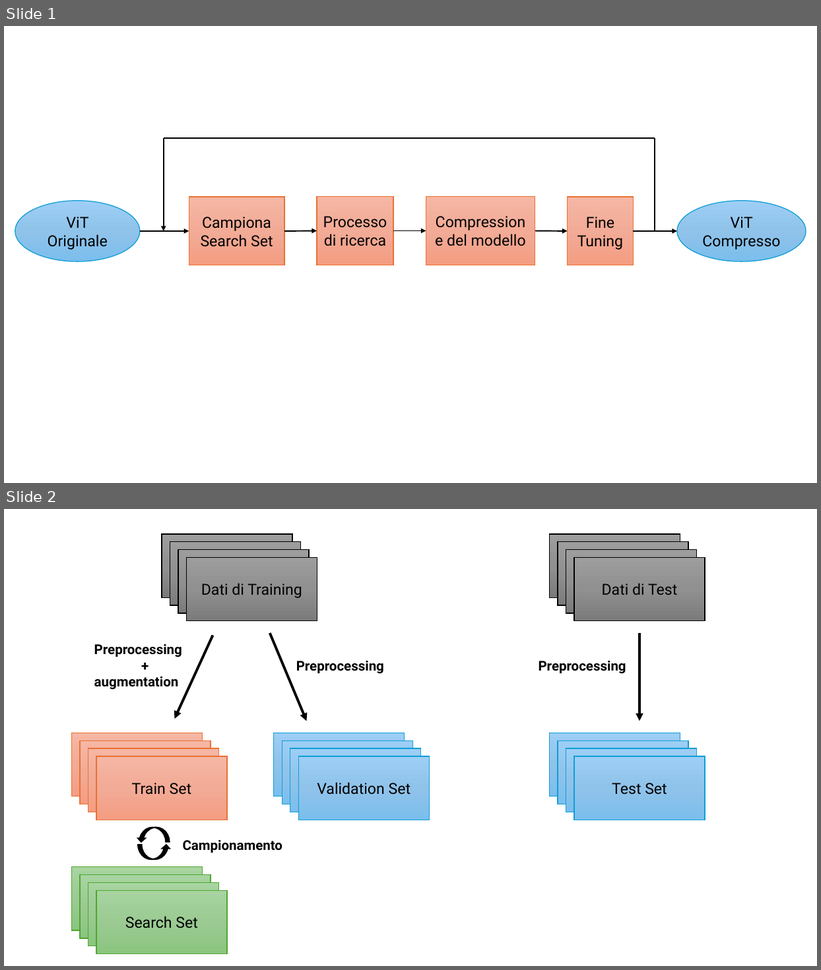
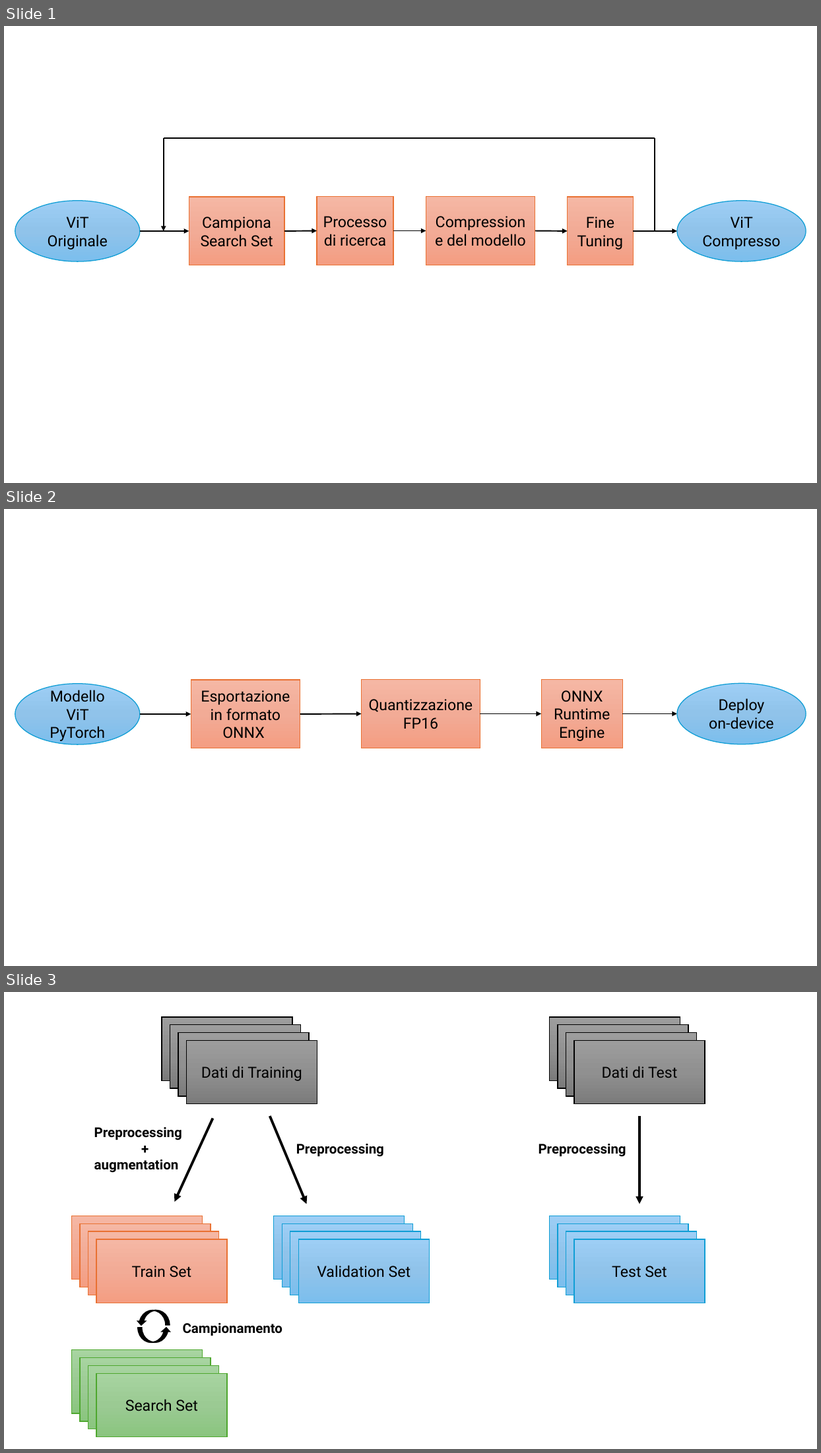
Before and after one commit to Giacomo0303/Tesi-LaTex, a slide deck: processo.pptx. Shown one above the other, each under a label of ours: slides 1 and 2 before the commit, slides 1, 2 and 3 after it. The pictures are 821x970 and 821x1453 pixels, drawn with LibreOffice and Linux fonts; fonts in the diff are those of the drawing. Boxes give left, top, right and bottom in pixels: in the first picture for what was removed or moved away, otherwise in the second. Text is boxed around its words. In the diff, an @@ line names an element or a change of style, - is before the commit and + after.

Commit message:
deploy started

```diff
--- a/processo.pptx
+++ b/processo.pptx
@@ slide 2 added at (4,509,817,966), background #FFFFFF @@
@@ ellipse added at (15,684,140,745), fill gradient #9ECFF5 to #90C4EB to #7CBEED, outline #0F9ED5 1 pt, 18 pt, text #000000 @@
+Modello ViT PyTorch
@@ rectangle added at (191,680,300,748), fill gradient #F5B8A5 to #F2AB96 to #F59E82, outline #E97132 1 pt, 18 pt, text #000000 @@
+Esportazione in formato ONNX
@@ rectangle added at (362,680,481,748), fill gradient #F5B8A5 to #F2AB96 to #F59E82, outline #E97132 1 pt, 18 pt, text #000000 @@
+Quantizzazione FP16
@@ rectangle added at (541,680,622,748), fill gradient #F5B8A5 to #F2AB96 to #F59E82, outline #E97132 1 pt, 18 pt, text #000000 @@
+ONNX Runtime Engine
@@ ellipse added at (677,683,806,745), fill gradient #9ECFF5 to #90C4EB to #7CBEED, outline #0F9ED5 1 pt, 18 pt, text #000000 @@
+Deploy
+on-device
@@ arrow added from (140, 714) to (191, 714), #000000 1.5 pt @@
@@ arrow added from (300, 714) to (362, 714), #000000 1.5 pt @@
@@ arrow added from (481, 714) to (541, 714), #000000 1.5 pt @@
@@ arrow added from (622, 714) to (677, 714), #000000 1.5 pt @@
@@ what was slide 2 is now slide 3 @@
```
Also in this commit, not shown: 3 other files.
